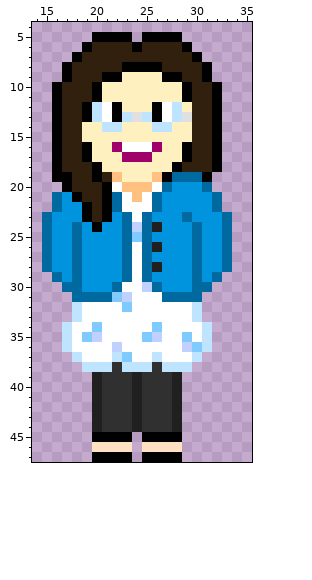
A pixel-art file gets an edit: assets/characters/alisha.aseprite. That is the earlier state.
48x48 pixels, 1 frame. Shown: x 14..35, y 4..47.
New version:
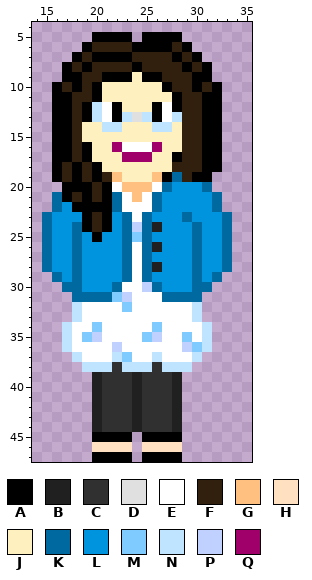
Palette (. is transparent): A #000000  B #202020  C #303030  D #e0e0e0  E #ffffff  F #31200d  G #ffc080  H #ffe0c0  J #fff0c0  K #00699f  L #0094df  M #7fcaff  N #bfe4ff  P #c0d0ff  Q #a0006a
Edits made:
--- layer "Layer 8"
@@ x 14..35 @@
  5 ......AAAA.AAAA.......
- 6 .....AFFFFAFFFFA......
- 7 ....AFFFFFFFFFFFA.....
- 8 ...AFFFFFAAAAFFFFA....
- 9 ...AFFFAAJJJJAAFFA....
-10 ..AFFFAJJJJJJJJAFFA...
-11 ..AFFFAJJJJJJJJAFFA...
-12 ..AFFANEAJJJAENJFFA...
-13 ..AFFANEANDNAENDFFA...
-14 ..AFFJJNNJJJNNJJFFA...
-15 ..AFFJJJJJJJJJJJFFA...
-16 ..AFFAJJQEEEQJJAFFA...
-17 ..AFFAJJJQQQJJJAFFA...
-18 ..AFFFAJJJJJJJAFFFA...
-19 ..AAFFAFGJJJGAKKKA....
-20 ...AFFFAEGGGEKLLLK....
-21 ..KLAFFAKEGEKLLLLLK...
-22 ..KLLAFAKEEEKLLLLLK...
+ 6 .....AFFFFAAAAFA......
+ 7 ....AFAAAAFFFFAFA.....
+ 8 ...AFAFFFFAFFFFAFA....
+ 9 ...AAFFAAAJAAFFFAA....
+10 ..AFAFAJJJJJJAFFAFA...
+11 ..AAFFAJJJJJJJAFFAA...
+12 ..AAFANEAJJJAEAFFAA...
+13 ..AAFANEANDNAENFFAA...
+14 ..AAFJJNNJJJNNJFFAA...
+15 ..AAFJJJJJJJJJJFFAA...
+16 ..AAFAJJQEEEQJJFFAA...
+17 ..AAFAJJJQQQJJAFFAA...
+18 ..AFAFAJJJJJJJFFFAA...
+19 ..AFAFAFGJJJGAKFAA....
+20 ...AAAFAEGGGEKLLLK....
+21 ..KAFAFAKEGEKLLLLLK...
+22 ..KLAAAAKEEEKLLLLLK...
 23 .KLLLAFALKEKLLLKLLLK..
-24 .KLLKLALLKPKBLLLKLLK..
-25 .KLLKLLLLKMKLLLLKLLK..
+24 .KLLKAFALKPKBLLLKLLK..
+25 .KLLKLALLKMKLLLLKLLK..
 26 .KLLKLLLLKEKBLLLKLLK..
